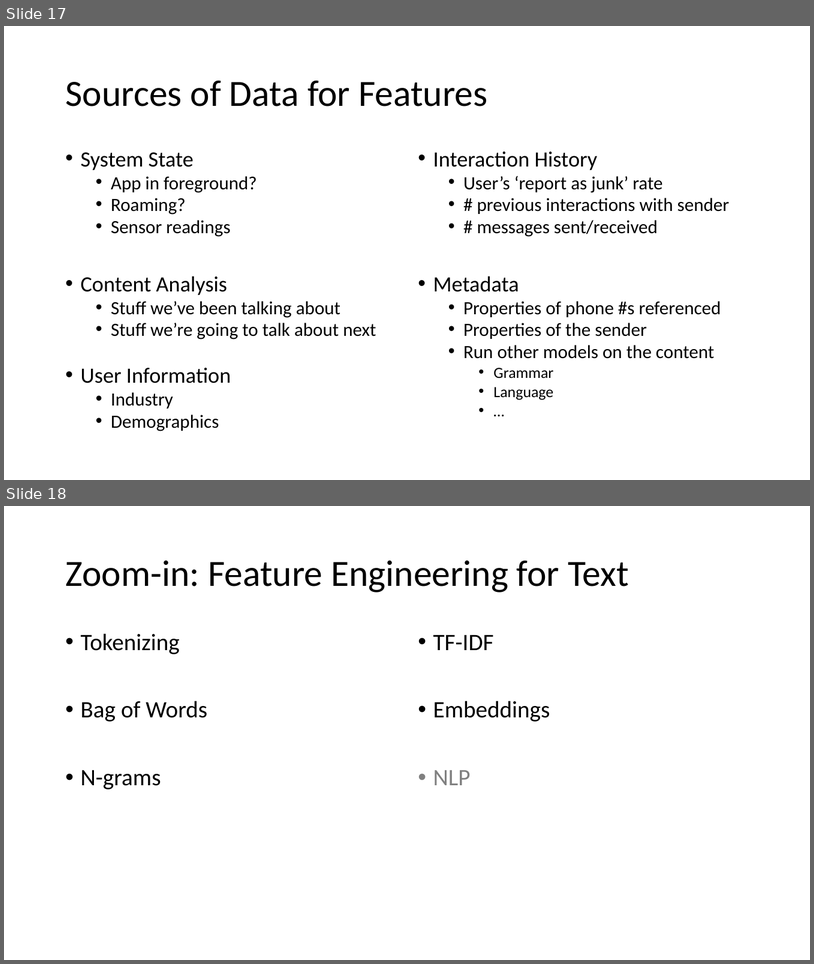
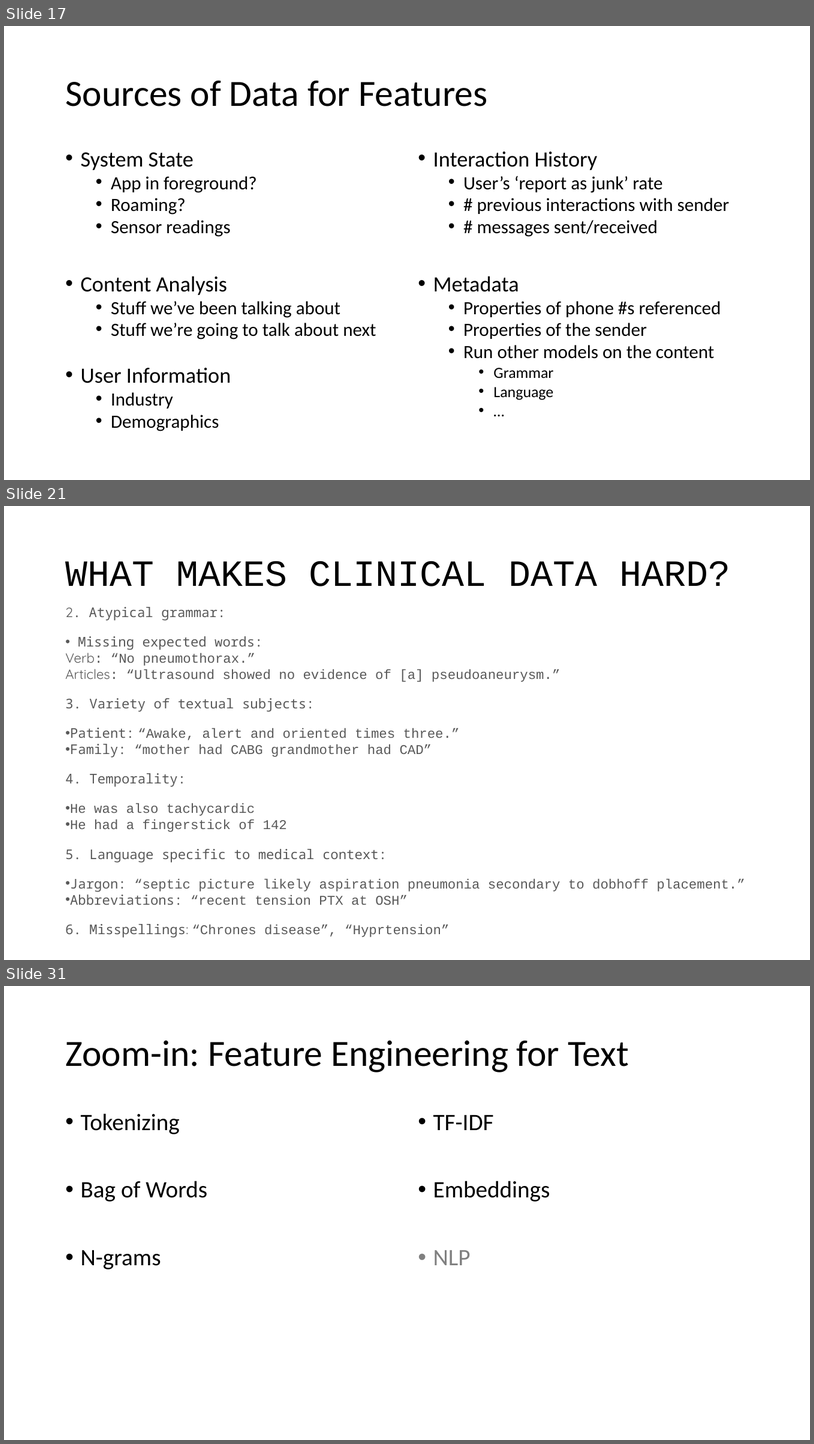
Before and after one commit to maelstromdat/MediTechBigData, a slide deck: 5. Adv. Feature Engineering.pptx. Shown one above the other, each under a label of ours: slides 17 and 18 before the commit, slides 17, 21 and 31 after it; the slides between them are not shown. The pictures are 814x964 and 814x1444 pixels, drawn with LibreOffice and Linux fonts; fonts in the diff are those of the drawing. Boxes give left, top, right and bottom in pixels: in the first picture for what was removed or moved away, otherwise in the second. Text is boxed around its words. In the diff, an @@ line names an element or a change of style, - is before the commit and + after.

```diff
--- a/5. Adv. Feature Engineering.pptx
+++ b/5. Adv. Feature Engineering.pptx
@@ slide 21 added at <box>4,506,810,960</box>, background #FFFFFF @@
@@ title added at <box>65,561,731,586</box>, 44 pt, text #000000 @@
+WHAT MAKES CLINICAL DATA HARD?
@@ text added at <box>65,607,745,937</box>, 16 pt, text #595959 @@
+2. Atypical grammar:
+• Missing expected words:
+  Verb: “No pneumothorax.”
+  Articles: “Ultrasound showed no evidence of [a] pseudoaneurysm.”
+3. Variety of textual subjects:
+• Patient: “Awake, alert and oriented times three.”
+• Family: “mother had CABG grandmother had CAD”
+4. Temporality:
+• He was also tachycardic
+• He had a fingerstick of 142
+5. Language specific to medical context:
+• Jargon: “septic picture likely aspiration pneumonia secondary to dobhoff placement.”
+• Abbreviations: “recent tension PTX at OSH”
+6. Misspellings: “Chrones disease”, “Hyprtension”
@@ what was slide 18 is now slide 31 @@
```
Also in this commit, not shown: 1 slide changed, 13 other slides added, 1 slide removed, 1 other file.
